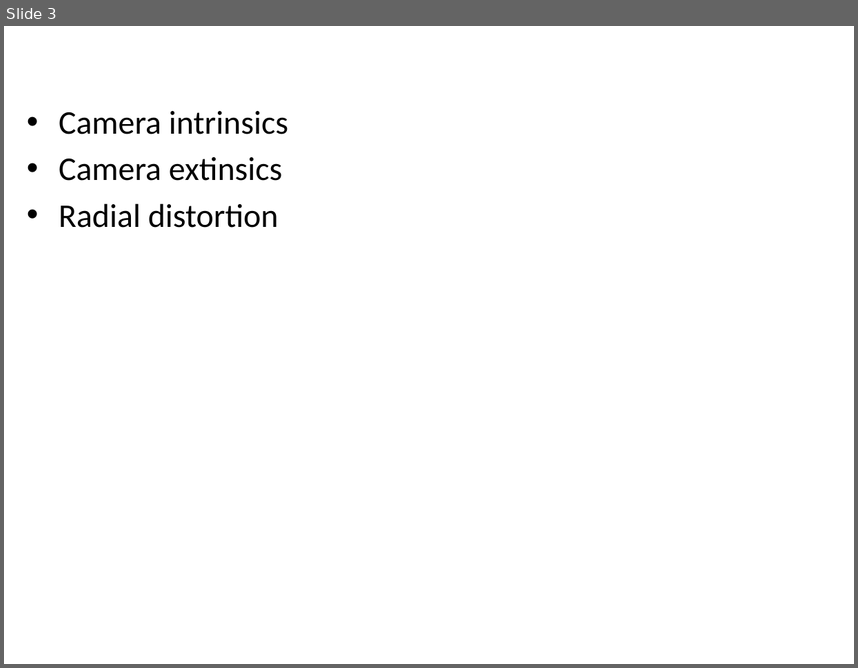
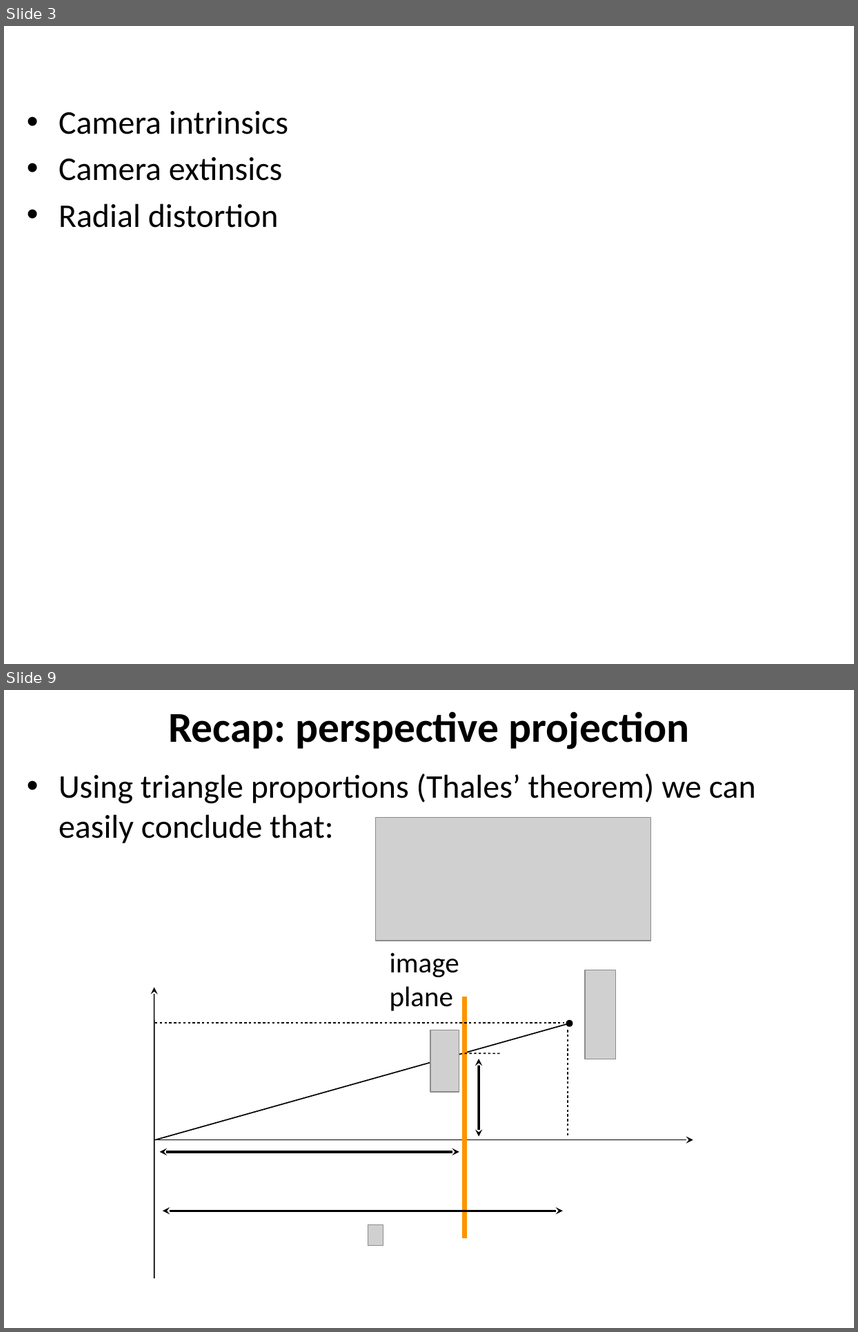
Before and after one commit to YoniChechik/AI_is_Math, a slide deck: c_07_camera_calibration/camera calibration.pptx. Shown one above the other, each under a label of ours: slide 3 before the commit, slides 3 and 9 after it; the slides between them are not shown. The pictures are 858x668 and 858x1332 pixels, drawn with LibreOffice and Linux fonts; fonts in the diff are those of the drawing; grey boxes stand for pictures; background and template pictures are left out. Boxes give left, top, right and bottom in pixels: in the first picture for what was removed or moved away, otherwise in the second. Text is boxed around its words. In the diff, an @@ line names an element or a change of style, - is before the commit and + after.

```diff
--- a/c_07_camera_calibration/camera calibration.pptx
+++ b/c_07_camera_calibration/camera calibration.pptx
@@ slide 9 added at [4, 690, 854, 1328], background #FFFFFF @@
@@ title added at [168, 711, 689, 749], 36 pt, text #000000, bold @@
+Recap: perspective projection
@@ text added at [59, 773, 756, 843], 28 pt, text #000000 @@
+• Using triangle proportions (Thales’ theorem) we can easily conclude that:
@@ picture added at [375, 818, 651, 940] @@
@@ text added at [390, 952, 459, 1011], 24 pt, text #000000 @@
+image plane
@@ picture added at [584, 969, 615, 1059] @@
@@ arrow added from (154, 1279) to (154, 987), #000000 1 pt @@
@@ line added from (465, 1237) to (465, 996), #FF9300 4 pt @@
@@ arrow added from (155, 1140) to (569, 1023), #000000 1 pt @@
@@ line added from (155, 1023) to (564, 1023), #000000 1 pt @@
@@ picture added at [430, 1030, 459, 1092] @@
@@ line added from (568, 1030) to (568, 1136), #000000 1 pt @@
@@ line added from (465, 1053) to (500, 1053), #000000 1 pt @@
@@ double arrow added from (479, 1058) to (479, 1136), #000000 2 pt @@
@@ arrow added from (154, 1140) to (693, 1140), #000000 1 pt @@
@@ double arrow added from (159, 1152) to (459, 1152), #000000 2 pt @@
@@ double arrow added from (163, 1210) to (562, 1210), #000000 2 pt @@
@@ picture added at [368, 1225, 383, 1245] @@
```
Also in this commit, not shown: 1 slide changed, 12 other slides added, 9 other files.
